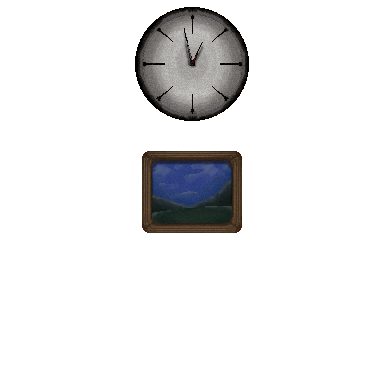
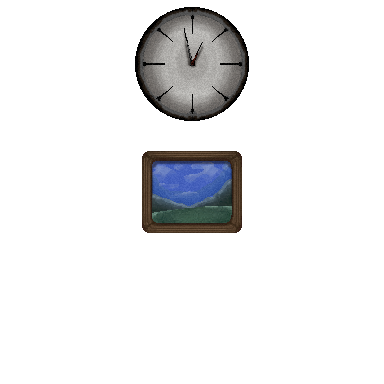
Two versions of the same layered image (384x384). Layer-by-layer changes:
painted on "Taso 3" over <box>152,206,232,223</box>
painted on "Taso 4" over <box>152,179,232,223</box>
painted on "Taso 7 kopio" over <box>152,162,232,198</box>
painted on "Taso 2" over <box>152,161,232,223</box>
